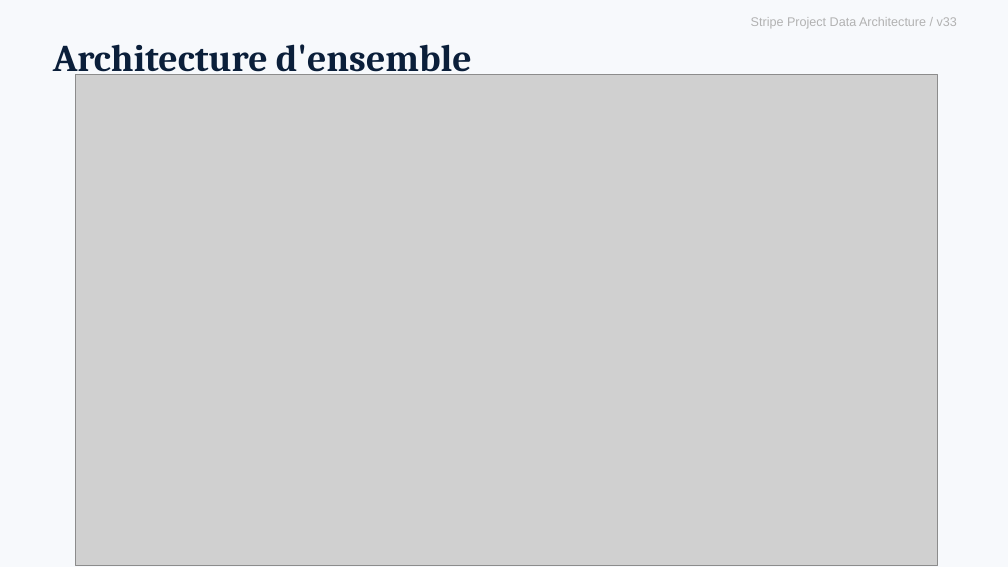
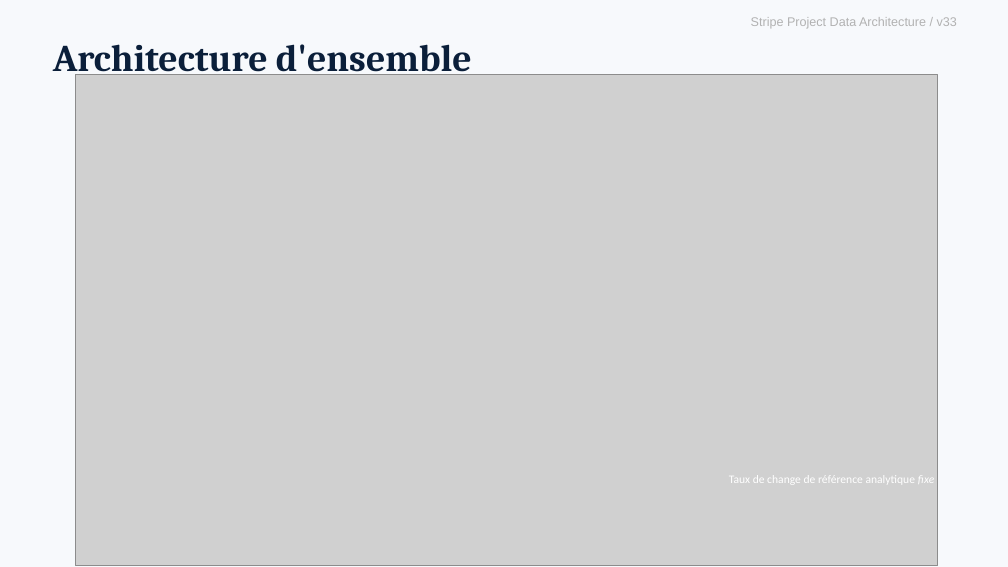
Before and after one commit to nicolaspichon-git/jedha-data-scientist-lead-bloc2--stripe-project, a slide deck: slide 4 of sources/stripe-project--presentation.pptx. Drawn at 1008x567 pixels with LibreOffice and Linux fonts; fonts in the diff are those of the drawing; grey boxes stand for pictures; background and template pictures are left out. Boxes give left, top, right and bottom in pixels: in the first picture for what was removed or moved away, otherwise in the second. Text is boxed around its words. In the diff, an @@ line names an element or a change of style, - is before the commit and + after.

```diff
--- a/sources/stripe-project--presentation.pptx
+++ b/sources/stripe-project--presentation.pptx
@@ text added at (x1=729, y1=475, x2=934, y2=483), 11 pt, text #FFFFFF @@
+Taux de change de référence analytique fixe
```
Also in this commit, not shown: 1 other slide changed, 16 other files.
